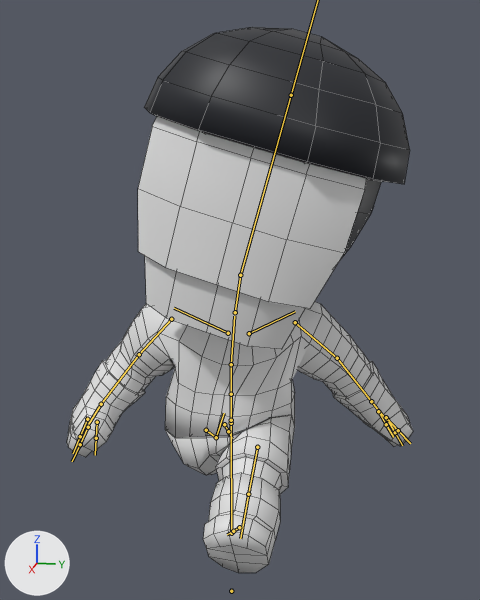
A saved change to the FBX model Assets/_LUCAS_TEST/Graphic/3D/enemy.fbx.
Camera for both pictures: a camera (50 mm lens) standing at (1.951, 0.418, 1.525) and looking at (-0.075, 0.013, 1.018). Lighting does not change. The marker at lower left points along +X, +Y and +Z. Both versions are drawn at frame 38 of the action 'Armature|enemy_00_walk'; the numbers are the values there. The bones that bend it are drawn over the model as lines. Mesh edges are drawn as thin lines.

In view in the first picture: 'enemy_body', 'enemy_head', 'enemy_head_eyes', 'enemy_head_mouth', 'enemy_skin_01', 'enemy_skin_02', 'enemy_skin_03', 'enemy_skin_04', 'enemy_skin_05'.
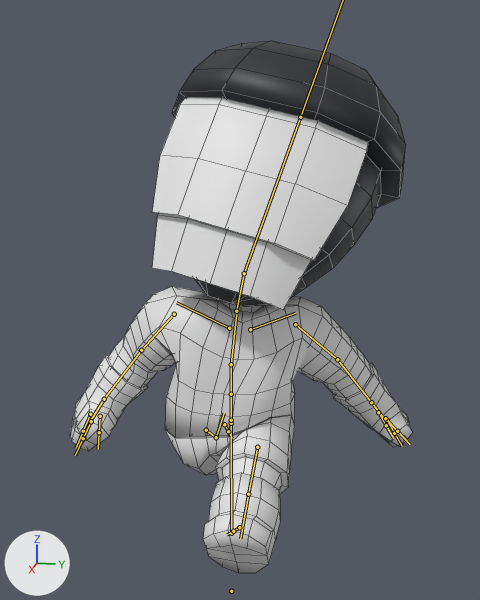
What differs and where, as boxes [x1, y1, x2, y2] in the pictures (480 x 600 px):
'enemy_head_eyes', posed (15% shorter)
    before: [138, 117, 367, 308]
    after: [152, 97, 369, 260]
'enemy_skin_02', posed (12% narrower, 6% taller)
    before: [144, 27, 410, 184]
    after: [172, 41, 406, 208]
'enemy_skin_01', posed (12% taller)
    before: [105, 302, 372, 438]
    after: [108, 286, 371, 438]
'enemy_head_mouth', posed
    before: [145, 256, 305, 349]
    after: [152, 213, 311, 310]
'enemy_skin_05', posed
    before: [67, 360, 413, 457]
    after: [70, 356, 412, 451]
'enemy_head', posed
    before: [340, 179, 382, 260]
    after: [195, 155, 381, 307]
bone 'spine_3', root to tip
    before: (231, 364) to (234, 316)
    after: (231, 364) to (236, 314)
bone 'neck', root to tip
    before: (235, 312) to (240, 275)
    after: (236, 311) to (244, 273)
bone 'head', root to tip
    before: (240, 275) to (291, 95)
    after: (244, 273) to (300, 117)
bone 'armL', root to tip
    before: (295, 322) to (337, 358)
    after: (295, 324) to (337, 359)
bone 'armR', root to tip
    before: (171, 319) to (139, 354)
    after: (174, 314) to (141, 350)

The edits, one by one:
Bone 'spine_3' (bone_spine_3) turns from (-5, 20, -2) to (-5, 20, 7) degrees about its own x, y and z.
Bone 'neck' (bone_neck) turns from (-3, 0, -1) to (-6, -1, 5) degrees about its own x, y and z.
Bone 'head' (bone_head) turns from (-8, -22, 0) to (-11, -23, 10) degrees about its own x, y and z.
Bone 'armL' (bone_arml) turns from (4, -2, 58) to (9, 4, 55) degrees about its own x, y and z.
Bone 'armR' (bone_armr) turns from (64, -16, 42) to (61, -23, 40) degrees about its own x, y and z.
